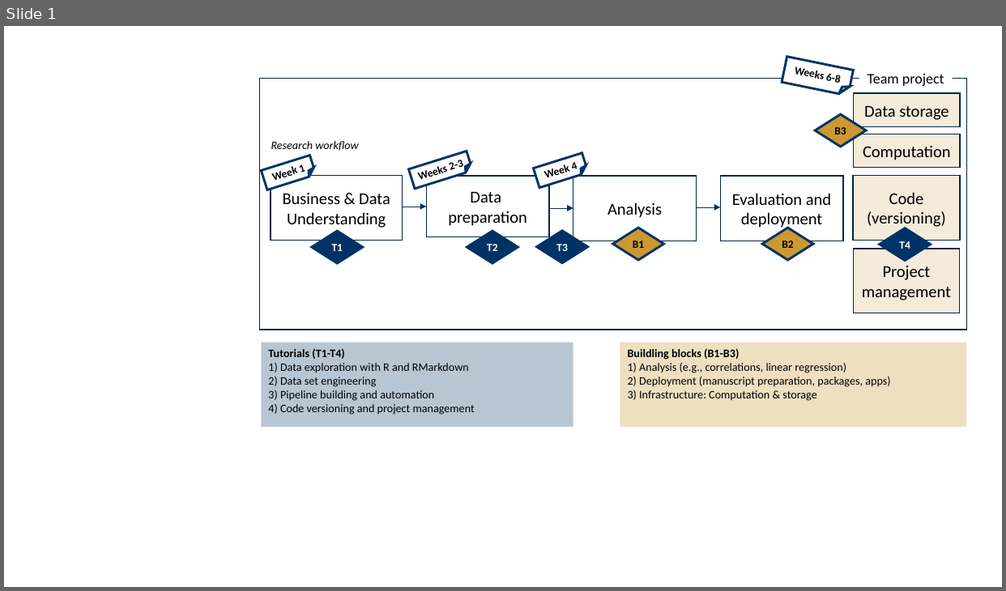
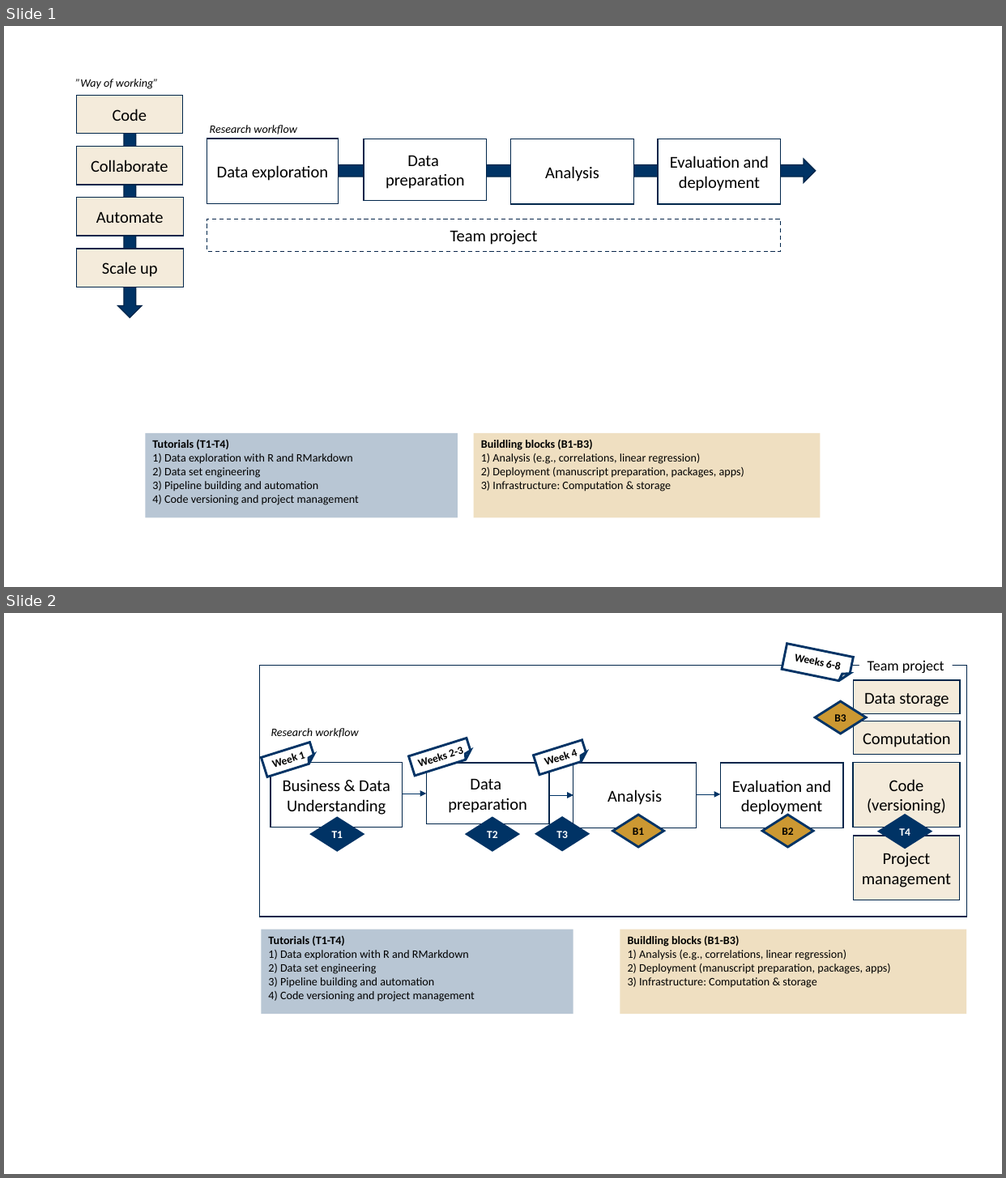
Before and after one commit to hannesdatta/course-dprep, a slide deck: slides/figures.pptx. Shown one above the other, each under a label of ours: slide 1 before the commit, slides 1 and 2 after it. The pictures are 1006x591 and 1006x1178 pixels, drawn with LibreOffice and Linux fonts; fonts in the diff are those of the drawing. Boxes give left, top, right and bottom in pixels: in the first picture for what was removed or moved away, otherwise in the second. Text is boxed around its words. In the diff, an @@ line names an element or a change of style, - is before the commit and + after.

```diff
--- a/slides/figures.pptx
+++ b/slides/figures.pptx
@@ slide 1 added at box(4, 26, 1002, 587), background #FFFFFF @@
@@ text added at box(75, 79, 158, 89), 11 pt, text #000000, italic @@
+”Way of working”
@@ rectangle added at box(77, 96, 183, 134), fill #F4EBDB, outline #00264B 1 pt, 16 pt, text #000000 @@
+Code
@@ down arrow added at box(117, 120, 142, 318), fill #003365, outline #00264B 1 pt @@
@@ rectangle added at box(77, 147, 183, 185), fill #F4EBDB, outline #00264B 1 pt, 16 pt, text #000000 @@
+Collaborate
@@ rectangle added at box(206, 139, 339, 204), fill #FFFFFF, outline #00264B 1 pt, 16 pt, text #000000 @@
+Data exploration
@@ text added at box(210, 125, 296, 135), 11 pt, text #000000, italic @@
+Research workflow
@@ rectangle added at box(364, 139, 487, 200), fill #FFFFFF, outline #00264B 1 pt, 16 pt, text #000000 @@
+Data
+preparation
@@ rectangle added at box(511, 139, 633, 204), fill #FFFFFF, outline #00264B 1 pt, 16 pt, text #000000 @@
+Analysis
@@ rectangle added at box(658, 139, 781, 204), fill #FFFFFF, outline #00264B 1 pt, 16 pt, text #000000 @@
+Evaluation and deployment
@@ down arrow added at box(339, 160, 816, 182), fill #003365, outline #00264B 1 pt @@
@@ rectangle added at box(77, 198, 184, 236), fill #F4EBDB, outline #00264B 1 pt, 16 pt, text #000000 @@
+Automate
@@ rectangle added at box(206, 219, 781, 251), fill #FFFFFF, outline #00264B 1 pt dashed, 16 pt, text #000000 @@
+Team project
@@ rectangle added at box(77, 249, 184, 288), fill #F4EBDB, outline #00264B 1 pt, 16 pt, text #000000 @@
+Scale up
@@ rectangle added at box(146, 433, 458, 518), fill #003365 at 28% opacity, 11 pt, text #000000 @@
+Tutorials (T1-T4)
+1) Data exploration with R and RMarkdown
+2) Data set engineering
+3) Pipeline building and automation
+4) Code versioning and project management
@@ rectangle added at box(473, 433, 820, 518), fill #CC9832 at 30% opacity, 11 pt, text #000000 @@
+Buildling blocks (B1-B3)
+1) Analysis (e.g., correlations, linear regression)
+2) Deployment (manuscript preparation, packages, apps)
+3) Infrastructure: Computation & storage
@@ what was slide 1 is now slide 2 @@
```
Also in this commit, not shown: 18 other files.
